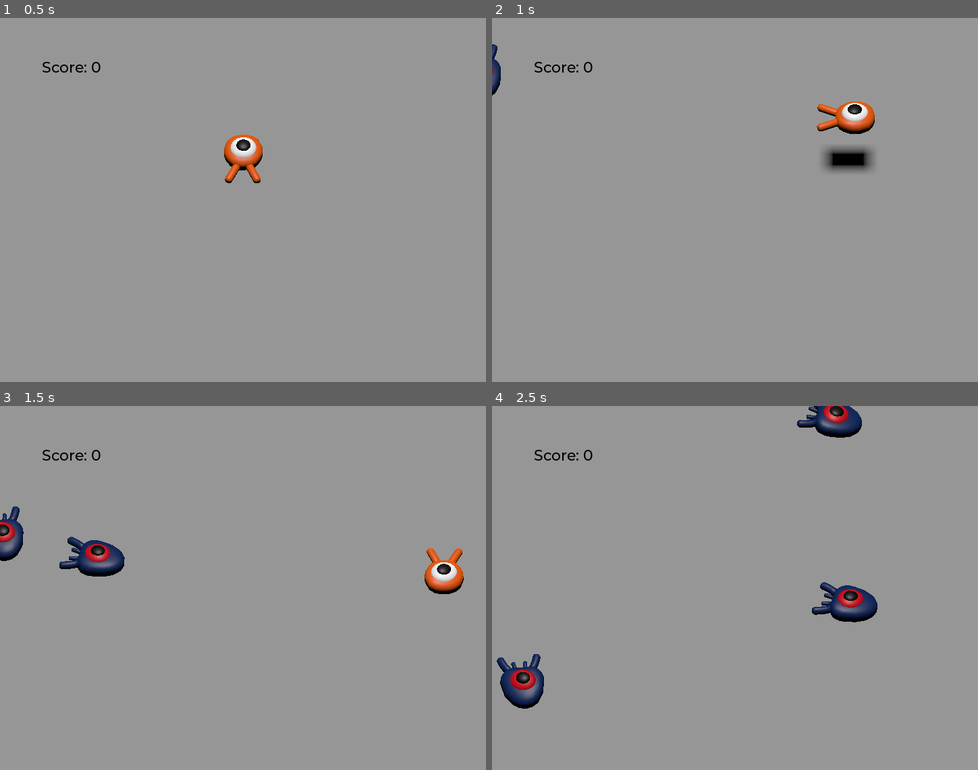
Above: before the commit, frames 1-4 (two rows, left to right).
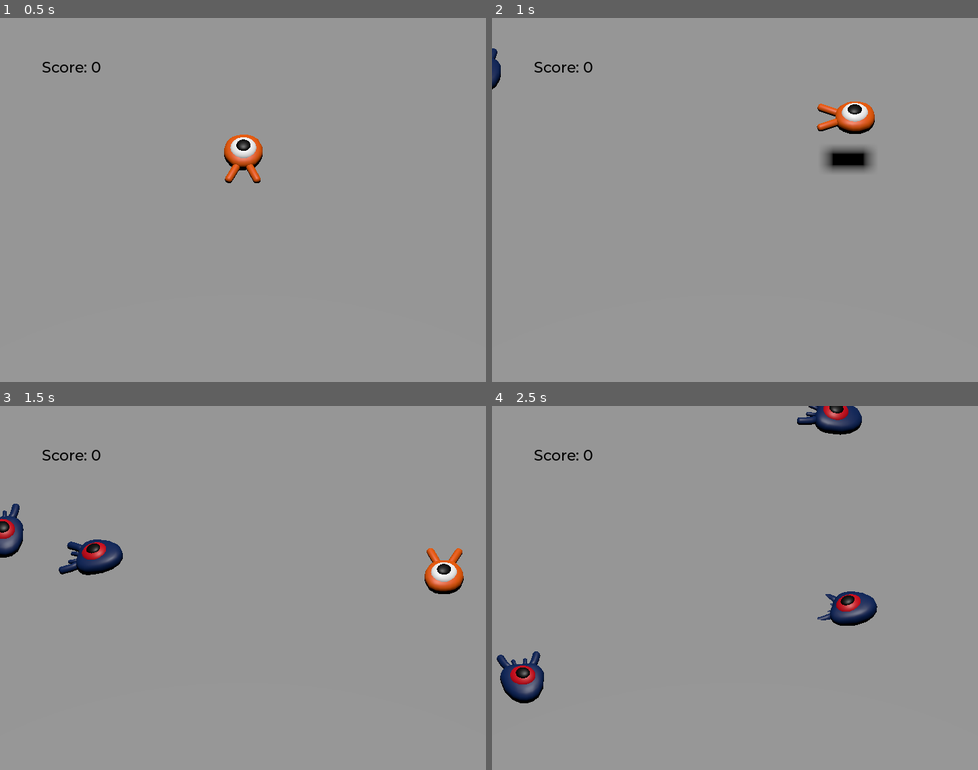
Above: after the commit, the same moments.

Repository: LailaiLand/squash-creeps
Game: Godot game, scene res://main.tscn
The game is run twice, just before and just after one commit, with the same random seed, the same clock (stepped at 60 frames per second) and the same inputs.
Inputs:
- Up to frame 1 (0.5 s): no input
- Up to frame 2 (1 s): tap Enter (ui_accept) at 0.5 s; hold D (move_right) from 0.53 s (still down); tap Space (jump) at 0.77 s
- Up to frame 3 (1.5 s): release D (move_right) at 1.28 s; hold S (move_back) from 1.28 s (still down)
- Up to frame 4 (2.5 s): tap Space (jump) at 1.52 s; release S (move_back) at 2.03 s; hold D (move_right) from 2.03 s (still down)

Frame 1 is identical in both runs. In frame 2, 0.1% of the frame differs, in the area x 0-2%, y 7-22%; in frame 3, 1.1%; in frame 4, 2.1%, in the area x 0-80%, y 0-84%.

Commit message:
Really finished now
Ooops autoplay must be turned on for autoplay to work. Who'd have thought.

Diff:
--- a/mob.tscn
+++ b/mob.tscn
@@ -61,5 +61,6 @@
 libraries = {
 "": SubResource("AnimationLibrary_bid1y")
 }
+autoplay = "float"
 
 [connection signal="screen_exited" from="VisibleOnScreenNotifier3D" to="." method="_on_visible_on_screen_notifier_3d_screen_exited"]
